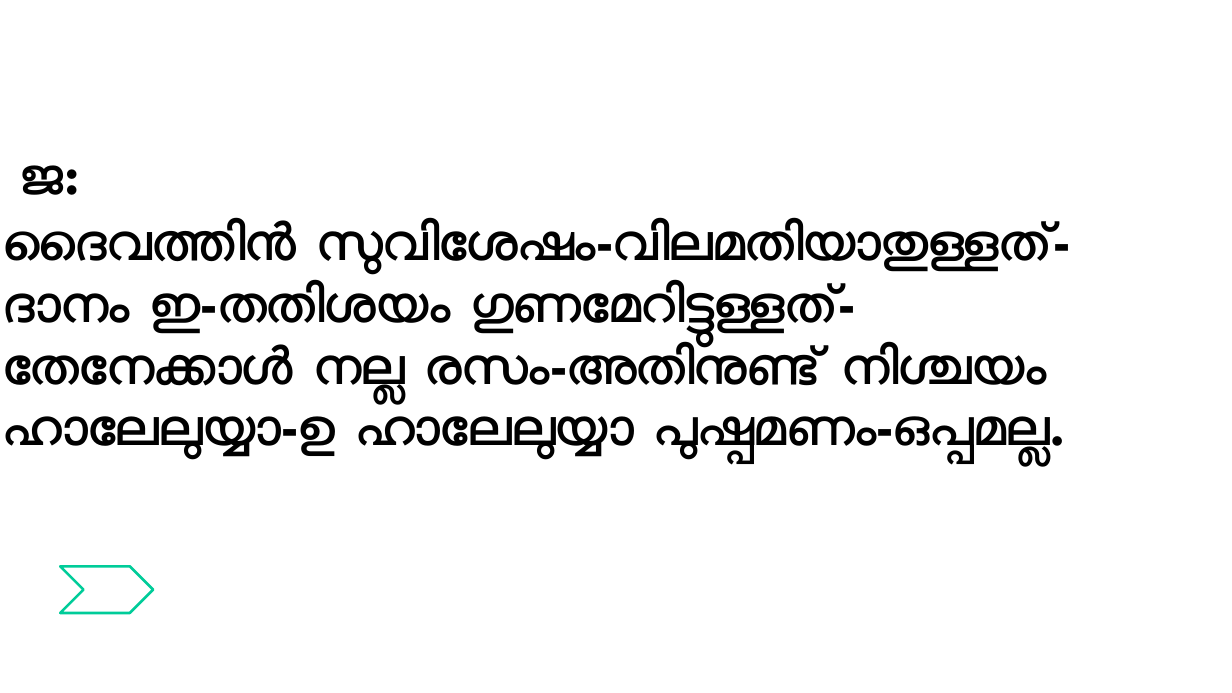
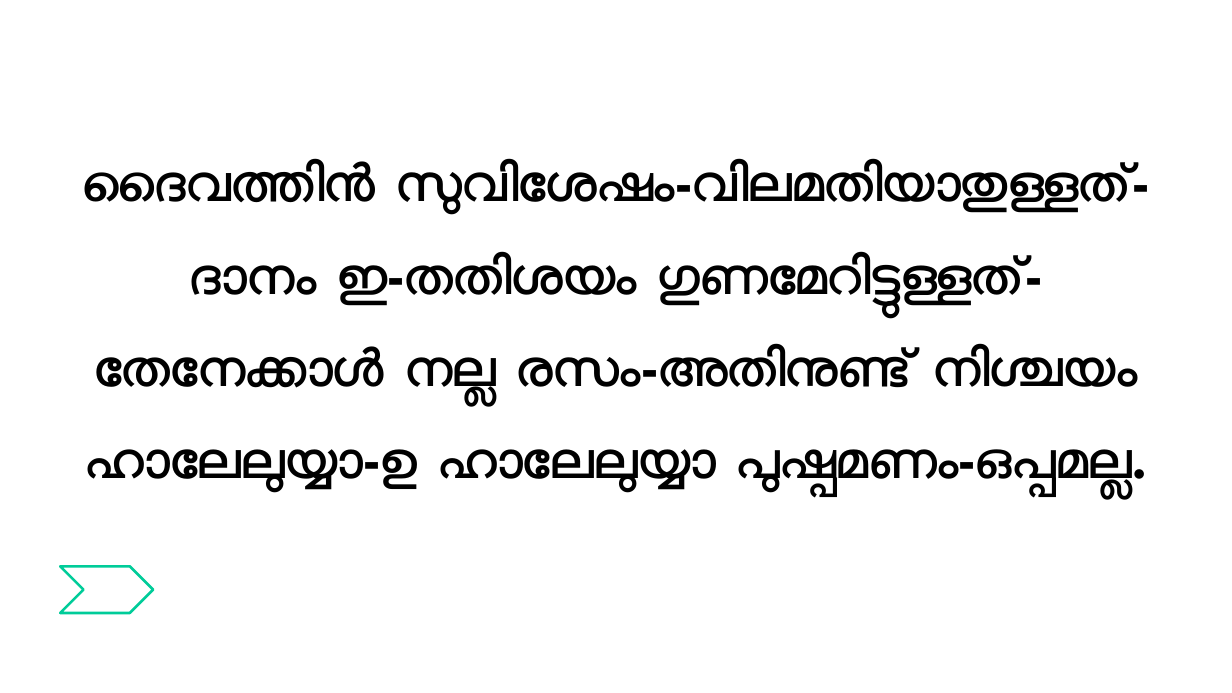
Before and after one commit to gijocode/Church_PPT_Utility, a slide deck: slide 33 of templates/malayalam_service_template.pptx. Drawn at 1232x693 pixels with LibreOffice and Linux fonts; fonts in the diff are those of the drawing. Boxes give left, top, right and bottom in pixels: in the first picture for what was removed or moved away, otherwise in the second. Text is boxed around its words. In the diff, an @@ line names an element or a change of style, - is before the commit and + after.

```diff
--- a/templates/malayalam_service_template.pptx
+++ b/templates/malayalam_service_template.pptx
@@ text "ദൈവത്തിന്‍ സുവിശേഷം-വിലമതിയാതുള്ളത്-": place and size @@
-text "ദൈവത്തിന്‍ സുവിശേഷം-വിലമതിയാതുള്ളത്-" at (3, 221, 1070, 460)
+text "ദൈവത്തിന്‍ സുവിശേഷം-വിലമതിയാതുള്ളത്-" at (83, 162, 1149, 493)
@@ text "ദൈവത്തിന്‍ സുവിശേഷം-വിലമതിയാതുള്ളത്-" at (83, 162, 1149, 493): alignment left to centre; line spacing 1 to 1.5 @@
@@ text removed at (21, 165, 78, 195) @@
-ജ:
```
Also in this commit, not shown: 17 other slides changed, 1 slide added, 1 slide removed, 1 other file.
